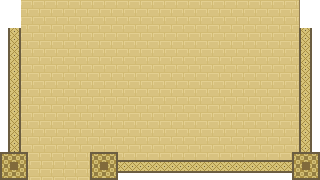
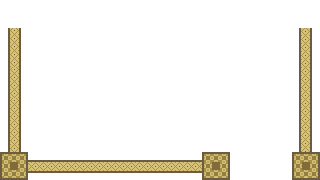
The second (320, 180) image is a revision of the first. Changes to its layers:
hid "Pasted Layer #16" over [10, 28, 310, 180]
added layer "Pasted Layer #19" above "Pasted Layer #18" over [10, 28, 310, 180]
hid "Layer copy #1", painted on it over [10, 0, 310, 180]
